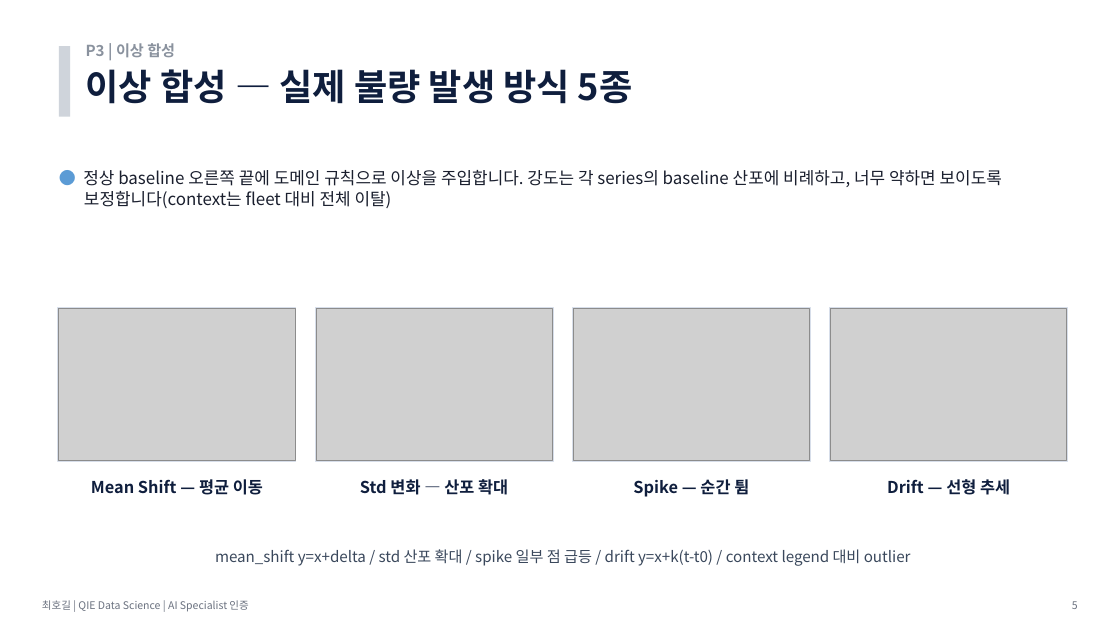
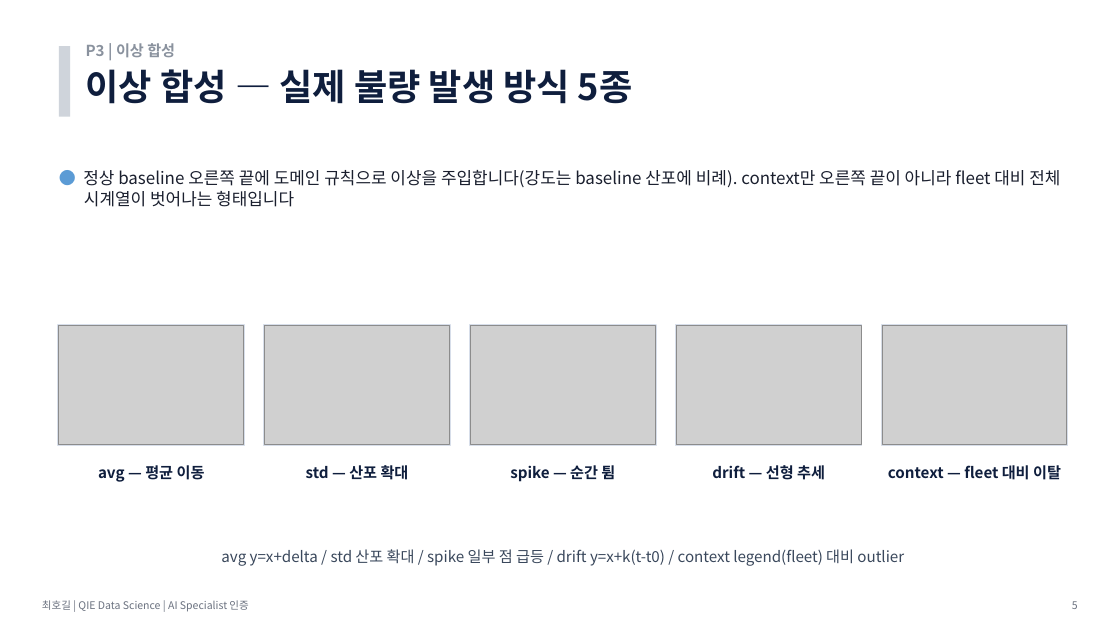
Before and after one commit to hogil/fbm_paper, a slide deck: slide 5 of recommendation/presentation/발표_P3_데이터생성_최호길.pptx. Drawn at 1120x630 pixels with LibreOffice and Linux fonts; fonts in the diff are those of the drawing; grey boxes stand for pictures. Boxes give left, top, right and bottom in pixels: in the first picture for what was removed or moved away, otherwise in the second. Text is boxed around its words. In the diff, an @@ line names an element or a change of style, - is before the commit and + after.

```diff
--- a/recommendation/presentation/발표_P3_데이터생성_최호길.pptx
+++ b/recommendation/presentation/발표_P3_데이터생성_최호길.pptx
@@ text at [83,170,1060,207]: text changed @@
-● 정상 baseline 오른쪽 끝에 도메인 규칙으로 이상을 주입합니다. 강도는 각 series의 baseline 산포에 비례하고, 너무 약하면 보이도록 보정합니다(context는 fleet 대비 전체 이탈)
+● 정상 baseline 오른쪽 끝에 도메인 규칙으로 이상을 주입합니다(강도는 baseline 산포에 비례). context만 오른쪽 끝이 아니라 fleet 대비 전체 시계열이 벗어나는 형태입니다
@@ rectangle: place and size @@
-rectangle at [58,308,296,461]
+rectangle at [58,325,245,445]
@@ picture: place and size @@
-picture at [59,308,295,460]
+picture at [59,326,244,444]
@@ rectangle: place and size @@
-rectangle at [315,308,553,461]
+rectangle at [264,325,450,445]
@@ picture: place and size @@
-picture at [316,308,552,460]
+picture at [265,326,450,444]
@@ rectangle added at [470,325,656,445], fill #FFFFFF, outline #D7DEEA 1 pt @@
@@ picture: place and size @@
-picture at [574,308,810,460]
+picture at [471,326,655,444]
@@ picture: place and size @@
-picture at [831,308,1067,460]
+picture at [676,326,861,444]
@@ rectangle: place and size @@
-rectangle at [573,308,811,461]
+rectangle at [676,325,862,445]
@@ rectangle: place and size @@
-rectangle at [830,308,1068,461]
+rectangle at [881,325,1068,445]
@@ picture added at [882,326,1067,444] @@
@@ text at [98,465,205,482]: text changed; size 14 to 13 pt @@
-Mean Shift — 평균 이동
+avg — 평균 이동
@@ text at [306,465,409,480]: text changed; size 14 to 13 pt @@
-Std 변화 — 산포 확대
+std — 산포 확대
@@ text at [510,463,615,483]: text changed; size 14 to 13 pt @@
-Spike — 순간 튐
+spike — 순간 튐
@@ text at [712,465,825,480]: text changed; size 14 to 13 pt @@
-Drift — 선형 추세
+drift — 선형 추세
@@ text added at [888,465,1061,480], 13 pt, text #0F1E3D, bold @@
+context — fleet 대비 이탈
@@ text at [221,549,904,566]: text changed @@
-mean_shift y=x+delta / std 산포 확대 / spike 일부 점 급등 / drift y=x+k(t-t0) / context legend 대비 outlier
+avg y=x+delta / std 산포 확대 / spike 일부 점 급등 / drift y=x+k(t-t0) / context legend(fleet) 대비 outlier
```
Also in this commit, not shown: 1 other slide changed, 1 other file.
